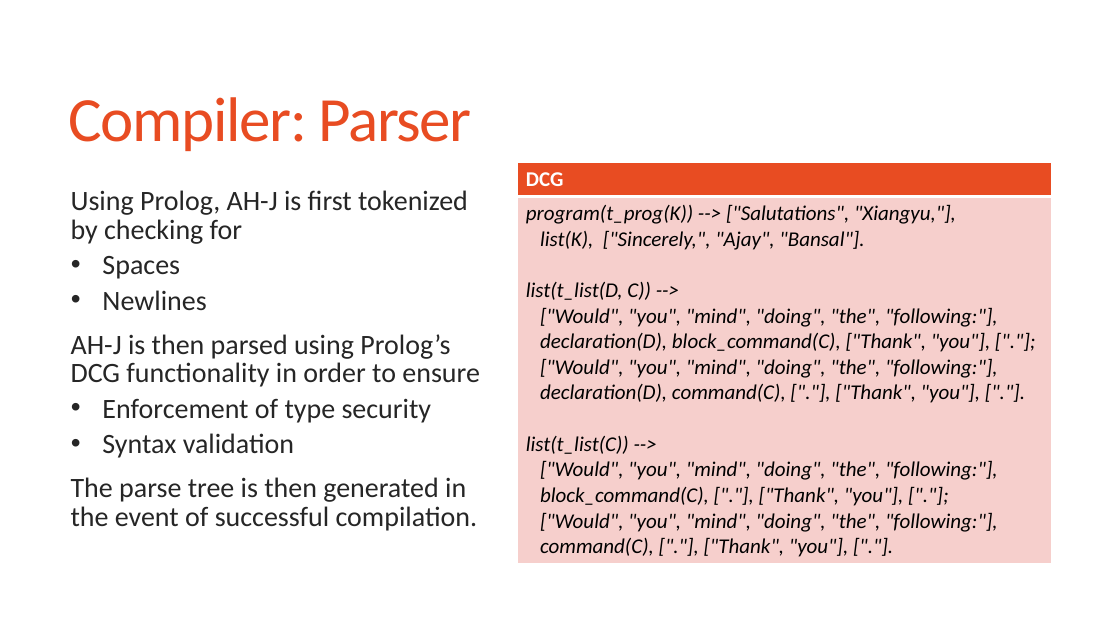
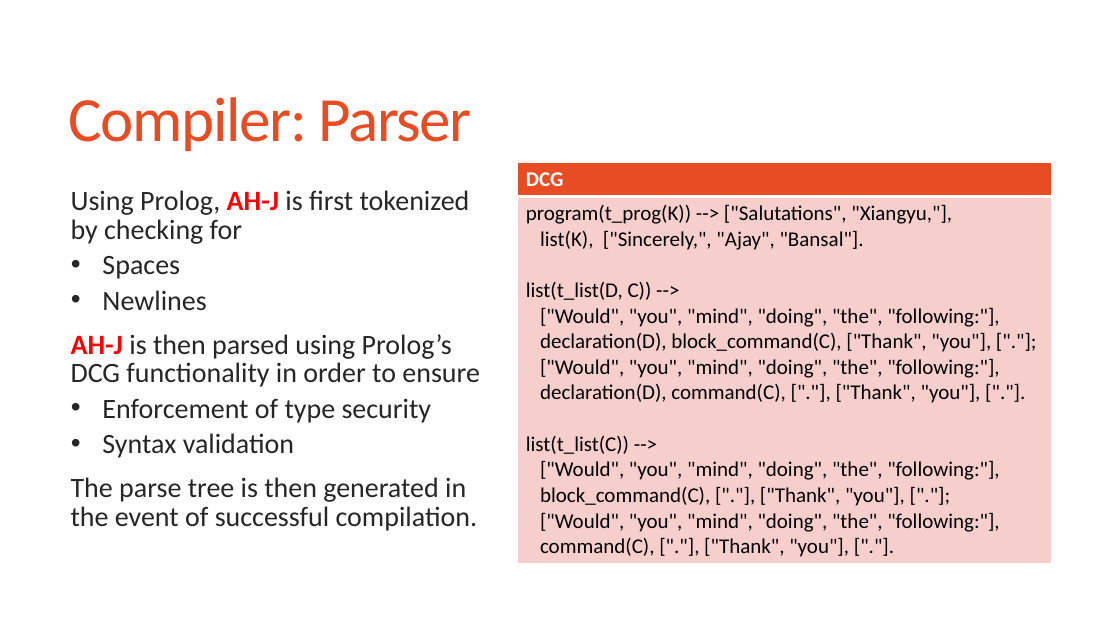
Before and after one commit to joshhewlett/SER502-Spring2018-Team-11, a slide deck: slide 5 of doc/Team11_Presentation.pptx. Drawn at 1120x630 pixels with LibreOffice and Linux fonts; fonts in the diff are those of the drawing. Boxes give left, top, right and bottom in pixels: in the first picture for what was removed or moved away, otherwise in the second. Text is boxed around its words. In the diff, an @@ line names an element or a change of style, - is before the commit and + after.

```diff
--- a/doc/Team11_Presentation.pptx
+++ b/doc/Team11_Presentation.pptx
@@ table at (518, 162, 1052, 561) @@
@@ italic off @@
@@ text at (71, 190, 480, 387): text colour #262626 to #FF0000, bold on in "AH-J", "AH-J" @@
```
Also in this commit, not shown: 4 other slides changed, 1 slide added.
